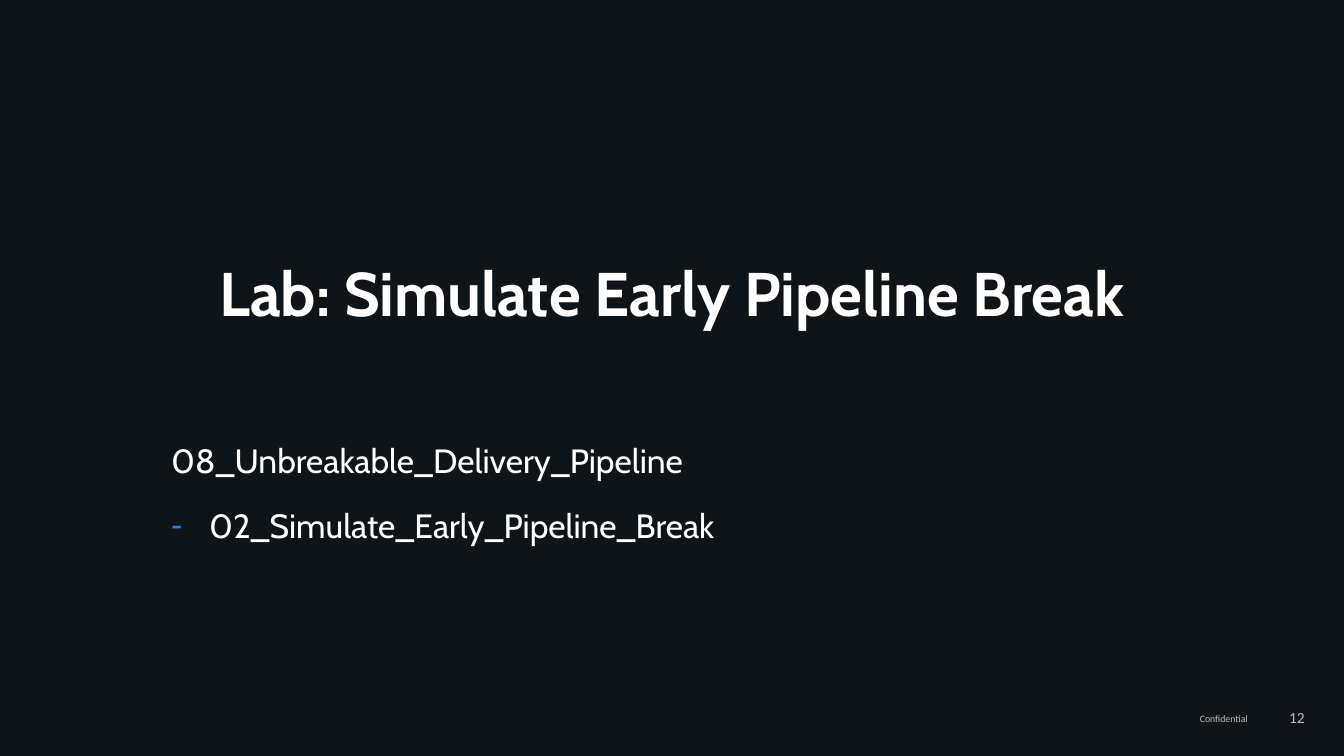
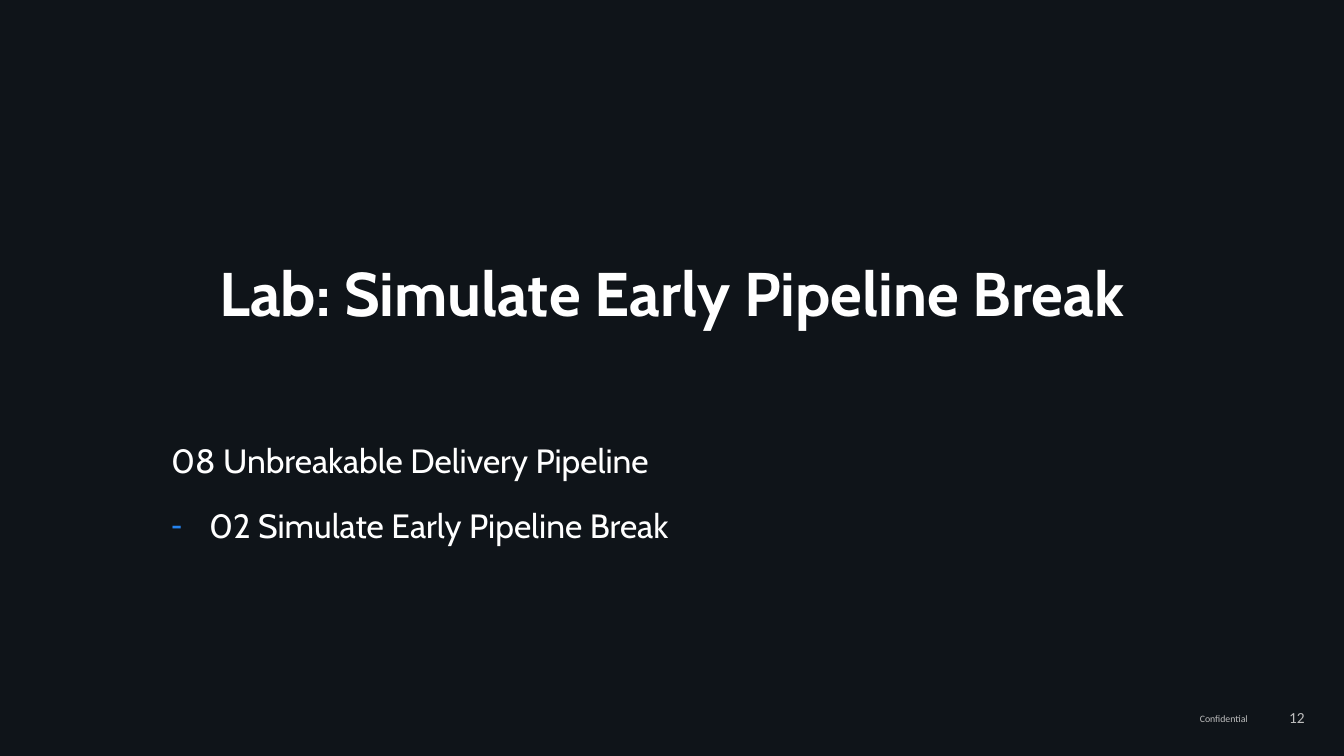
Before and after one commit to thiagobien/ACL, a slide deck: slide 12 of workshop/08_Unbreakable_Delivery_Pipeline/ACMWorkshop_Unbreakable_Delivery_Pipeline.pptx. Drawn at 1344x756 pixels with LibreOffice and Linux fonts; fonts in the diff are those of the drawing; background and template pictures are left out. Boxes give left, top, right and bottom in pixels: in the first picture for what was removed or moved away, otherwise in the second. Text is boxed around its words. In the diff, an @@ line names an element or a change of style, - is before the commit and + after.

```diff
--- a/workshop/08_Unbreakable_Delivery_Pipeline/ACMWorkshop_Unbreakable_Delivery_Pipeline.pptx
+++ b/workshop/08_Unbreakable_Delivery_Pipeline/ACMWorkshop_Unbreakable_Delivery_Pipeline.pptx
@@ text at <box>171,447,669,546</box>: text changed @@
-08_Unbreakable_Delivery_Pipeline
-– 02_Simulate_Early_Pipeline_Break
+08 Unbreakable Delivery Pipeline
+– 02 Simulate Early Pipeline Break
```
Also in this commit, not shown: 6 other slides changed, 2 other files.
